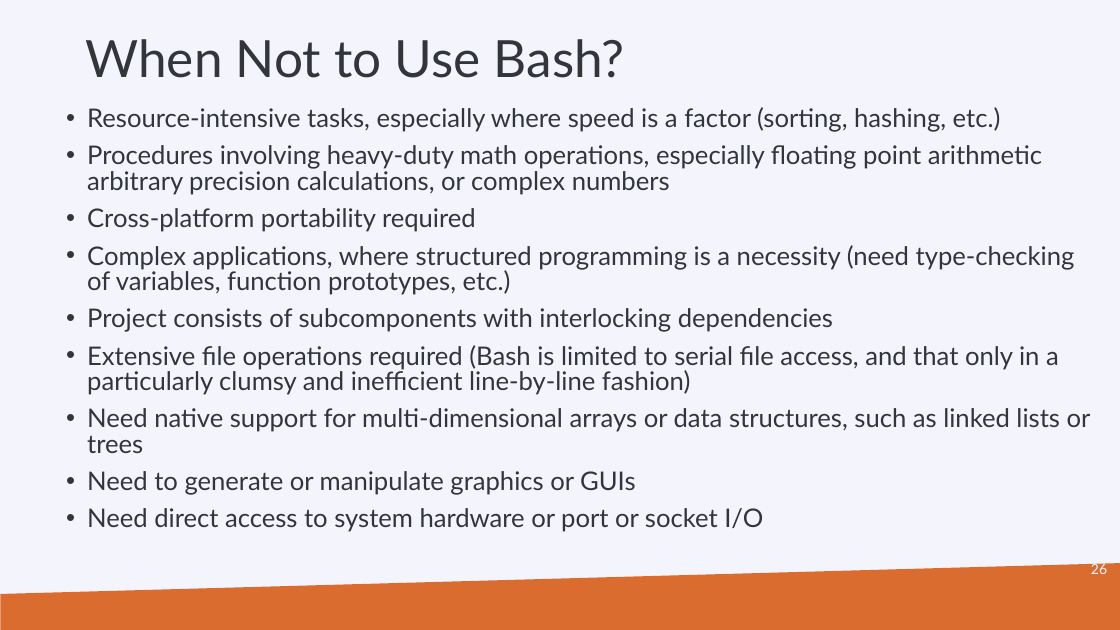
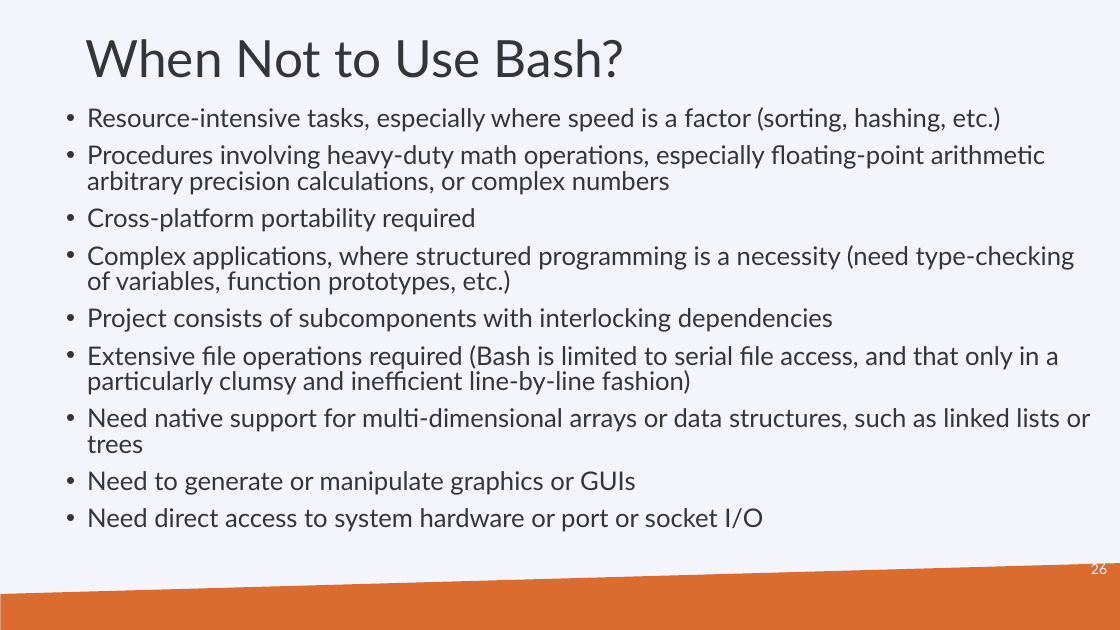
Before and after one commit to hpcleuven/Linux-scripting, a slide deck: slide 26 of Linux-scripting.pptx. Drawn at 1120x630 pixels with LibreOffice and Linux fonts; fonts in the diff are those of the drawing; background and template pictures are left out. Boxes give left, top, right and bottom in pixels: in the first picture for what was removed or moved away, otherwise in the second. Text is boxed around its words. In the diff, an @@ line names an element or a change of style, - is before the commit and + after.

```diff
--- a/Linux-scripting.pptx
+++ b/Linux-scripting.pptx
@@ text at (87, 145, 1045, 195): text changed @@
-• Procedures involving heavy-duty math operations, especially floating point arithmetic arbitrary precision calculations, or complex numbers
+• Procedures involving heavy-duty math operations, especially floating-point arithmetic arbitrary precision calculations, or complex numbers
```
Also in this commit, not shown: 18 other slides changed, 1 other file.
